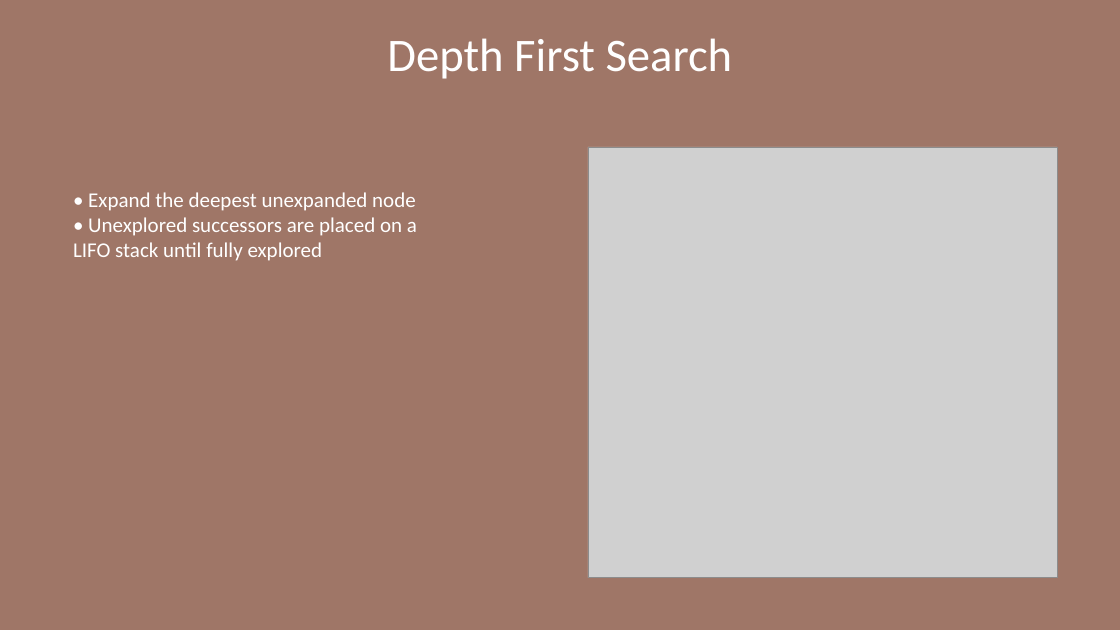
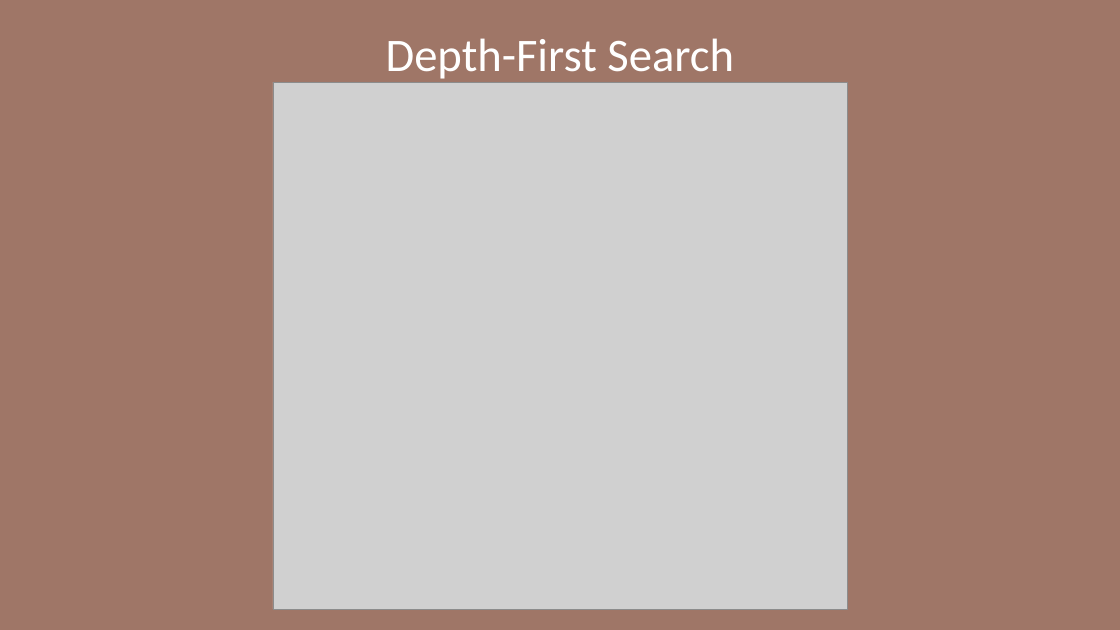
Before and after one commit to gregblast-bot/Csharp-AI-Training-Program, a slide deck: slide 13 of Slides/Artificial_Intelligence_Module1.pptx (slide 10 before the commit). Drawn at 1120x630 pixels with LibreOffice and Linux fonts; fonts in the diff are those of the drawing; grey boxes stand for pictures. Boxes give left, top, right and bottom in pixels: in the first picture for what was removed or moved away, otherwise in the second. Text is boxed around its words. In the diff, an @@ line names an element or a change of style, - is before the commit and + after.

```diff
--- a/Slides/Artificial_Intelligence_Module1.pptx
+++ b/Slides/Artificial_Intelligence_Module1.pptx
@@ text at (x1=386, y1=38, x2=734, y2=79): text changed @@
-Depth First Search
+Depth-First Search
@@ picture resized from (x1=588, y1=147, x2=1057, y2=578) to (x1=273, y1=82, x2=847, y2=609) @@
@@ text removed at (x1=73, y1=192, x2=417, y2=261) @@
-• Expand the deepest unexpanded node
-• Unexplored successors are placed on a LIFO stack until fully explored
```
Also in this commit, not shown: 8 other slides changed, 4 slides added, 2 slides removed, 2 other files.
